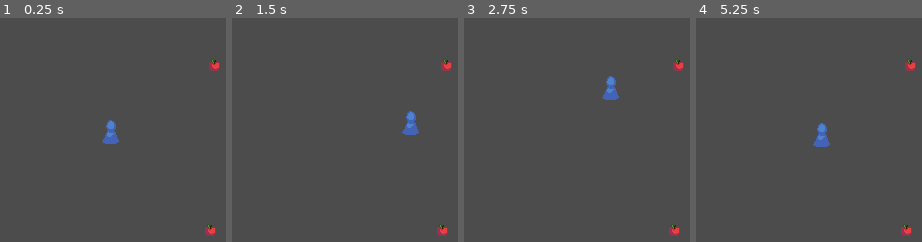
Above: before the commit, frames 1-4 (left to right).
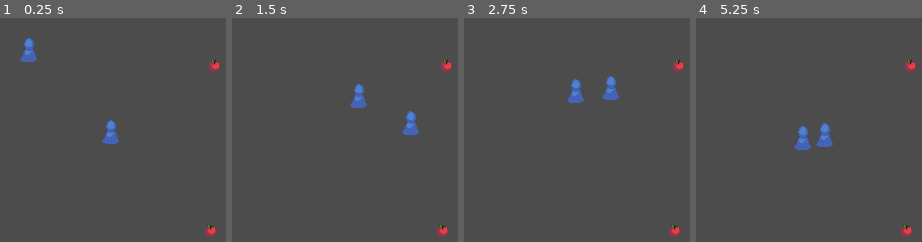
Above: after the commit, the same moments.

Repository: Branchlet-ANS/ldjam48
Game: Godot game, scene res://Main.tscn
The game is run twice, just before and just after one commit, with the same random seed, the same clock (stepped at 60 frames per second) and the same inputs.
Inputs (mouse positions are in pixels of both pictures, inside the frame that each line leads up to):
- Up to frame 1 (0.25 s): no input
- Up to frame 2 (1.5 s): move the mouse to (outside the picture) at 0.52 s; click (outside the picture) at 0.67 s; move the mouse to (outside the picture) at 1.27 s; click (outside the picture) at 1.42 s
- Up to frame 3 (2.75 s): move the mouse to (638, 51) at 2.02 s; click (638, 51) at 2.17 s
- Up to frame 4 (5.25 s): move the mouse to (775, 201) at 2.77 s; click (775, 201) at 2.92 s; move the mouse to (outside the picture) at 3.52 s; click (outside the picture) at 3.67 s; move the mouse to (outside the picture) at 4.27 s; click (outside the picture) at 4.42 s; move the mouse to (838, 130) at 5.02 s; click (838, 130) at 5.17 s

The runs differ from the first frame. In frame 1, 0.5% of the frame differs, in the area x 8-17%, y 8-20%; in frame 2, 0.5%; in frame 3, 0.5%; in frame 4, 0.9%, in the area x 43-61%, y 46-59%.

Commit message:
Add position parameter to add_character()

Diff:
--- a/godot/Main.gd
+++ b/godot/Main.gd
@@ -22,7 +22,9 @@
 	var item = scene_item.instance()
 	item.transform.origin = Vector2(100, 100)
 	add_child(item)
-	add_character()
+	add_character(0, 0)
+	add_character(-100, -100)
+
 #
 #	for i in range(-MAP_WIDTH/2, MAP_WIDTH/2):
 #		for j in range(-MAP_WIDTH/2, MAP_WIDTH/2):
@@ -42,8 +44,9 @@
 #				ill.set_color(Color.green)
 
 
-func add_character() -> Character:
+func add_character(x : int, y : int) -> Character:
 	var character = scene_character.instance()
+	character.transform.origin = Vector2(x, y)
 	characters.append(character)
 	add_child(character)
 	god.selected_characters.append(character) # temp
